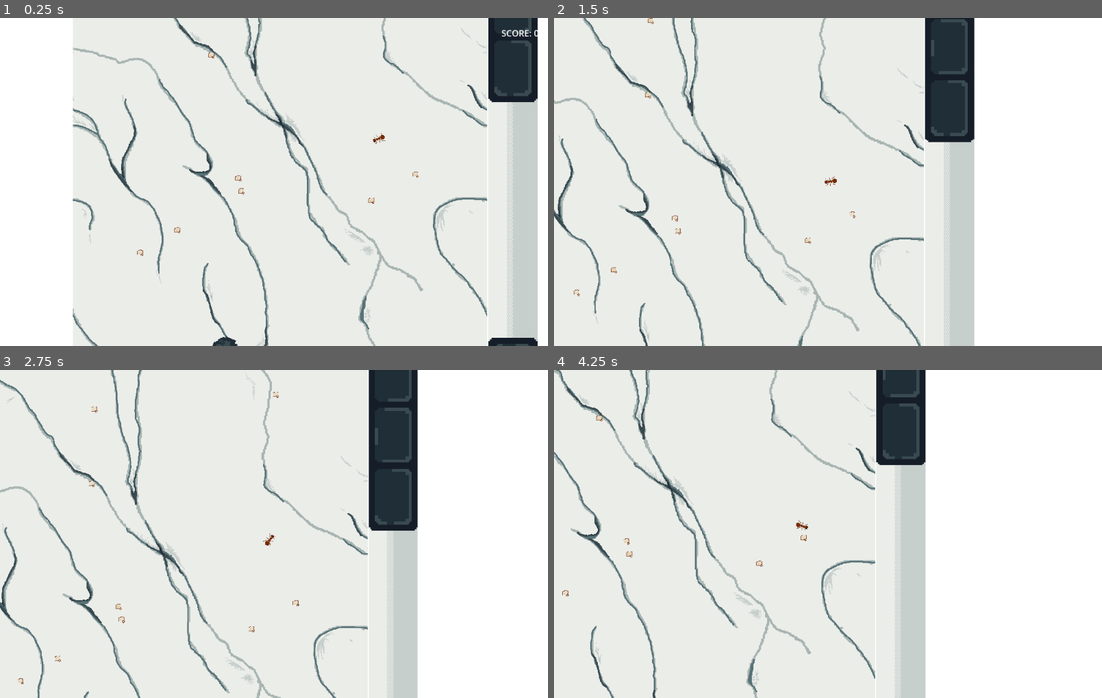
Above: before the commit, frames 1-4 (two rows, left to right).
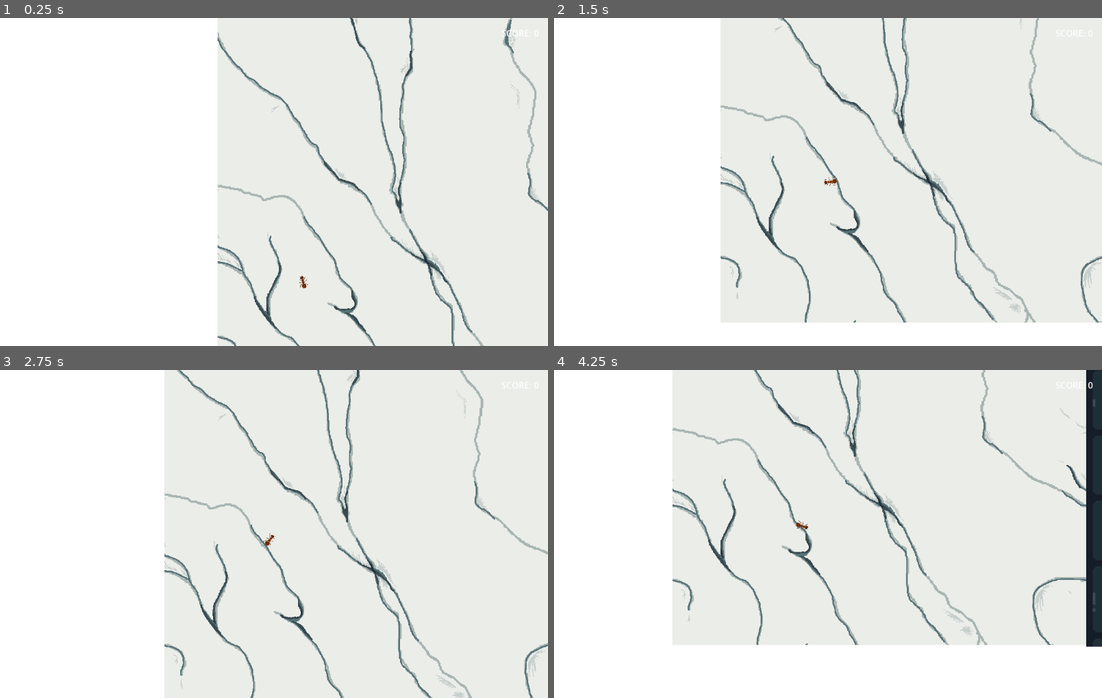
Above: after the commit, the same moments.

Repository: emilijaMarija/ants
Game: Godot game, scene res://game_scene.tscn
The game is run twice, just before and just after one commit, with the same random seed, the same clock (stepped at 60 frames per second) and the same inputs.
Inputs (mouse positions are in pixels of both pictures, inside the frame that each line leads up to):
- Up to frame 1 (0.25 s): no input
- Up to frame 2 (1.5 s): move the mouse to (948, 165) at 0.52 s; move the mouse to (718, 198) at 1.27 s
- Up to frame 3 (2.75 s): move the mouse to (328, 461) at 2.02 s
- Up to frame 4 (4.25 s): move the mouse to (800, 599) at 2.77 s; move the mouse to (992, 583) at 3.52 s

The runs differ from the first frame. In frame 1, 13% of the frame differs, in the area x 13-100%, y 0-100%; in frame 2, 14%; in frame 3, 14%; in frame 4, 15%, in the area x 0-100%, y 0-100%.

Commit message:
Create nest

Diff:
--- /dev/null
+++ b/ant-nest/nest.gd
@@ -0,0 +1,25 @@
+extends Node2D
+
+@onready var _anim: AnimatedSprite2D = $AnimatedSprite2D
+@onready var _area: Area2D = $Area2D
+
+const suck_speed = 50000.0
+
+func _ready() -> void:
+	pass # Replace with function body.
+
+
+# Called every frame. 'delta' is the elapsed time since the previous frame.
+func _process(delta: float) -> void:
+	if get_tree().get_nodes_in_group("ants").size() <= 1:
+		return
+	for body in _area.get_overlapping_bodies():
+		if not body.is_in_group("ants"):
+			continue
+		body.emit_signal("get_sucked")
+		(body as CharacterBody2D).velocity = (global_position - body.global_position).normalized() * suck_speed * delta
+		(body as CharacterBody2D).move_and_slide()
+		if body.global_position.distance_to(global_position) <= 10:
+			body.queue_free()
+			variables.score += 10
+			variables.score_updated.emit()
--- /dev/null
+++ b/ant-nest/nest.tscn
@@ -0,0 +1,58 @@
+[gd_scene load_steps=11 format=3 uid="uid://dla07s4l0l71f"]
+
+[ext_resource type="Script" path="res://ant-nest/nest.gd" id="1_slhmf"]
+[ext_resource type="Texture2D" uid="uid://dt7qlvunvniiq" path="res://assets/hill.png" id="1_vvnh3"]
+[ext_resource type="Texture2D" uid="uid://bbm1c4uvsnxxw" path="res://assets/hill_ants/hill1.png" id="2_edqj3"]
+[ext_resource type="Texture2D" uid="uid://btmdq4laqo887" path="res://assets/hill_ants/hill2.png" id="3_rya30"]
+[ext_resource type="Texture2D" uid="uid://dpgnqpqyqjthh" path="res://assets/hill_ants/hill3.png" id="4_2ts4f"]
+[ext_resource type="Texture2D" uid="uid://b61xsbmknkvd6" path="res://assets/hill_ants/hill4.png" id="5_4c6r5"]
+[ext_resource type="Texture2D" uid="uid://jyky5dnv2ca3" path="res://assets/hill_ants/hill5.png" id="6_bhych"]
+[ext_resource type="Texture2D" uid="uid://dx6omrl1tpo08" path="res://assets/hill_ants/hill6.png" id="7_qmpyd"]
+
+[sub_resource type="SpriteFrames" id="SpriteFrames_4l8k6"]
+animations = [{
+"frames": [{
+"duration": 1.0,
+"texture": ExtResource("1_vvnh3")
+}],
+"loop": true,
+"name": &"default",
+"speed": 5.0
+}, {
+"frames": [{
+"duration": 1.0,
+"texture": ExtResource("2_edqj3")
+}, {
+"duration": 1.0,
+"texture": ExtResource("3_rya30")
+}, {
+"duration": 1.0,
+"texture": ExtResource("4_2ts4f")
+}, {
+"duration": 1.0,
+"texture": ExtResource("5_4c6r5")
+}, {
+"duration": 1.0,
+"texture": ExtResource("6_bhych")
+}, {
+"duration": 1.0,
+"texture": ExtResource("7_qmpyd")
+}],
+"loop": true,
+"name": &"levelup",
+"speed": 5.0
+}]
+
+[sub_resource type="CircleShape2D" id="CircleShape2D_ck4xm"]
+radius = 52.51
+
+[node name="Nest" type="Node2D"]
+script = ExtResource("1_slhmf")
+
+[node name="AnimatedSprite2D" type="AnimatedSprite2D" parent="."]
+sprite_frames = SubResource("SpriteFrames_4l8k6")
+
+[node name="Area2D" type="Area2D" parent="."]
+
+[node name="CollisionShape2D" type="CollisionShape2D" parent="Area2D"]
+shape = SubResource("CircleShape2D_ck4xm")
--- a/game_scene.tscn
+++ b/game_scene.tscn
@@ -1,4 +1,4 @@
-[gd_scene load_steps=14 format=3 uid="uid://d3oi38i7201mq"]
+[gd_scene load_steps=15 format=4 uid="uid://d3oi38i7201mq"]
 
 [ext_resource type="Script" path="res://game_scene.gd" id="1_7dbf0"]
 [ext_resource type="PackedScene" uid="uid://b2526ml0jylg3" path="res://ant/ant.tscn" id="1_o4o3v"]
@@ -7,12 +7,13 @@
 [ext_resource type="PackedScene" uid="uid://7d6bwmfcr17c" path="res://anteater/anteater.tscn" id="5_lh8r2"]
 [ext_resource type="PackedScene" uid="uid://cultwn2a7j772" path="res://ui/ui.tscn" id="6_inxoj"]
 [ext_resource type="Texture2D" uid="uid://cpw8y7smb486s" path="res://assets/background/wall.png" id="7_w513u"]
+[ext_resource type="PackedScene" uid="uid://dla07s4l0l71f" path="res://ant-nest/nest.tscn" id="8_o2gpr"]
 
 [sub_resource type="Curve2D" id="Curve2D_17l14"]
 _data = {
-"points": PackedVector2Array(-166.777, 169.051, 166.777, -169.051, -356, 92, -109.163, 78.0818, 109.163, -78.0818, -240, -266, -108.405, -66.7106, 108.405, 66.7106, 225, -307, 76.5656, -109.921, -76.5656, 109.921,  …(222 unchanged characters)…
+"points": PackedVector2Array(-166.777, 169.051, 166.777, -169.051, -400, 53, -109.163, 78.0818, 109.163, -78.0818, -240, -266, 0, 0, 0, 0, 9, -331, -108.405, -66.7106, 108.405, 66.7106, 224, -295, 76.5656, -109.921, -76.5656, 109.921,  …(222 unchanged characters)…
 }
-point_count = 9
+point_count = 10
 
 [sub_resource type="RectangleShape2D" id="RectangleShape2D_2tkth"]
 size = Vector2(1080, 10)
@@ -35,11 +36,11 @@
 sugar_scene = ExtResource("2_aq5n8")
 
 [node name="TileMapLayer" type="TileMapLayer" parent="."]
-tile_map_data = PackedByteArray(0, 0, 0, 0, 255, 255, 0, 0, 0, 0, 0, 0, 0, 0, 0, 0, 0, 0, 0, 0, 0, 0, 0, 0, 0, 0)
+tile_map_data = PackedByteArray("AAAAAP//AAAAAAAAAAAAAAAAAAAAAAAAAAABAP//AQAAAAAAAAABAAAAAQAAAAAAAAACAAAAAQAAAAAAAAACAP//AQAAAAAAAAA=")
 tile_set = ExtResource("4_s0e5j")
 
 [node name="Anteater" parent="." instance=ExtResource("5_lh8r2")]
-position = Vector2(354, 332)
+position = Vector2(2323, -539)
 path = NodePath("../Path2D")
 
 [node name="Camera2D" type="Camera2D" parent="."]
@@ -50,7 +51,7 @@
 [node name="Ants" type="Node" parent="."]
 
 [node name="Ant" parent="Ants" groups=["ants"] instance=ExtResource("1_o4o3v")]
-position = Vector2(832, -344)
+position = Vector2(233, 803)
 
 [node name="Sugars" type="Node2D" parent="."]
 
@@ -62,13 +63,14 @@
 autostart = true
 
 [node name="Path2D" type="Path2D" parent="."]
-position = Vector2(607, 496)
+position = Vector2(2700, -600)
+scale = Vector2(1.025, 0.894679)
 curve = SubResource("Curve2D_17l14")
 
 [node name="Ui" parent="." instance=ExtResource("6_inxoj")]
 
 [node name="Wall" type="Sprite2D" parent="."]
-position = Vector2(607, -60)
+position = Vector2(603.73, -60)
 texture = ExtResource("7_w513u")
 
 [node name="Walls" type="Node" parent="."]
@@ -94,3 +96,6 @@
 [node name="CollisionShape2D5" type="CollisionShape2D" parent="Walls/W1"]
 position = Vector2(-10.21, 0)
 shape = SubResource("RectangleShape2D_0k862")
+
+[node name="Nest" parent="." instance=ExtResource("8_o2gpr")]
+position = Vector2(2684, -545)
Not shown: 1 places in ant/ant.tscn that only renumber resources
